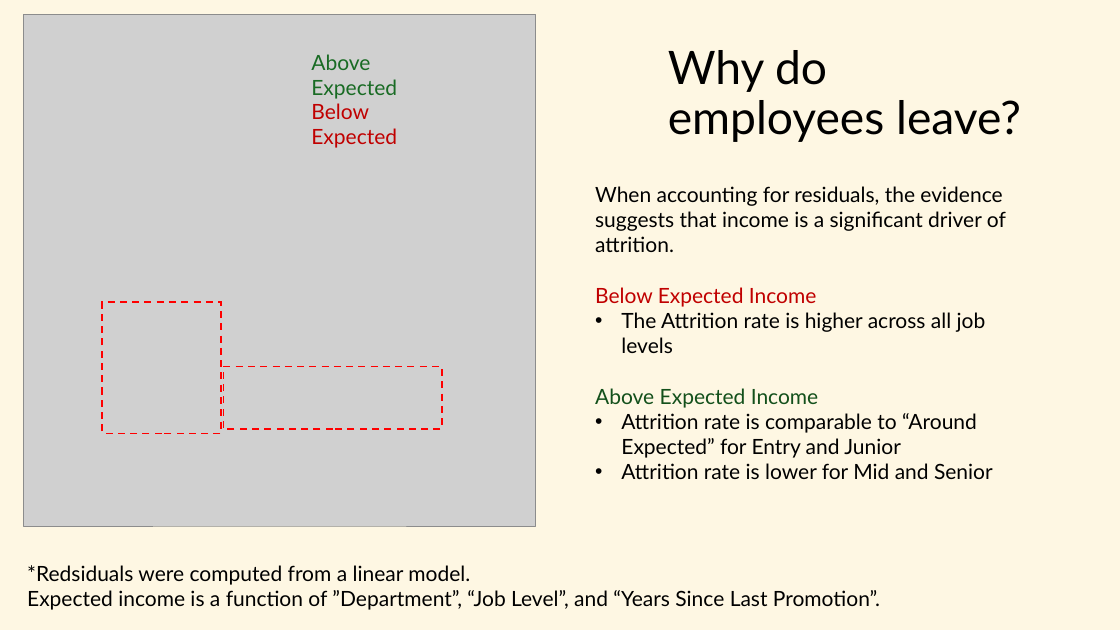
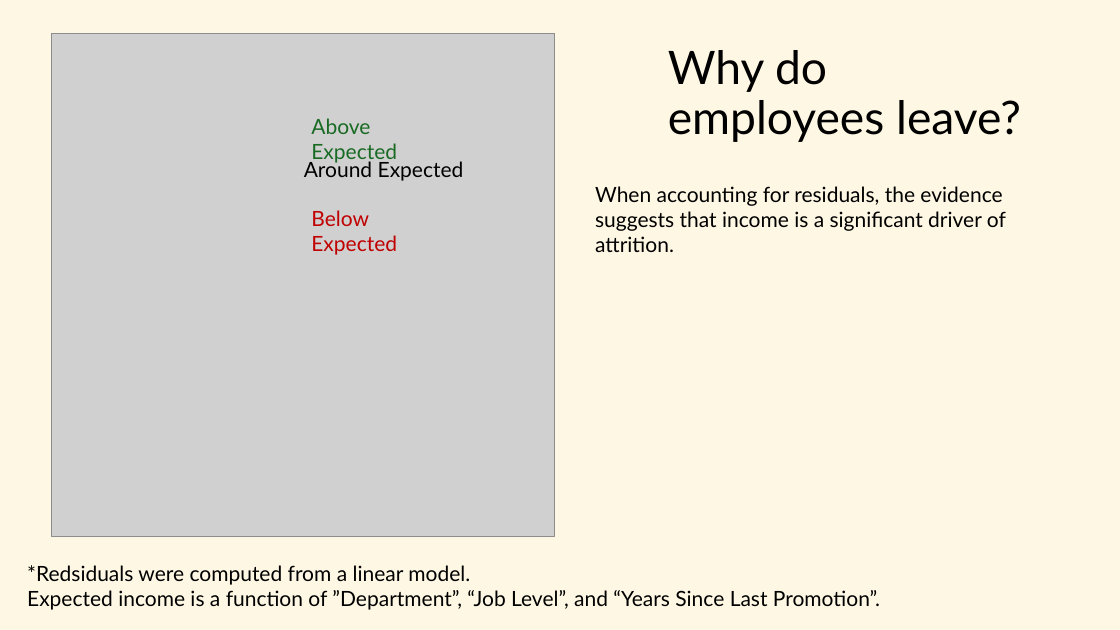
Before and after one commit to Lone-Wolfgang/CaseStudy1DDS, a slide deck: slide 9 of Presentation.pptx. Drawn at 1120x630 pixels with LibreOffice and Linux fonts; fonts in the diff are those of the drawing; grey boxes stand for pictures. Boxes give left, top, right and bottom in pixels: in the first picture for what was removed or moved away, otherwise in the second. Text is boxed around its words. In the diff, an @@ line names an element or a change of style, - is before the commit and + after.

```diff
--- a/Presentation.pptx
+++ b/Presentation.pptx
@@ picture: place and size @@
-picture at [24,14,536,526]
+picture at [52,34,555,537]
@@ text "Above Expected": place and size @@
-text "Above Expected" at [311,54,397,99]
+text "Above Expected" at [311,118,397,164]
@@ text added at [304,158,464,181], 18 pt, text #000000 @@
+Around Expected
@@ text "Below Expected": place and size @@
-text "Below Expected" at [311,103,397,148]
+text "Below Expected" at [311,210,397,255]
@@ text at [595,287,993,479]: paragraphs removed @@
-Below Expected Income
-• The Attrition rate is higher across all job levels
-Above Expected Income
-• Attrition rate is comparable to “Around Expected” for Entry and Junior
-• Attrition rate is lower for Mid and Senior
@@ rectangle removed at [103,302,221,434] @@
@@ rectangle removed at [223,366,442,429] @@
```
Also in this commit, not shown: 4 other slides changed, 2 slides added, 1 slide removed, 2 other files.
